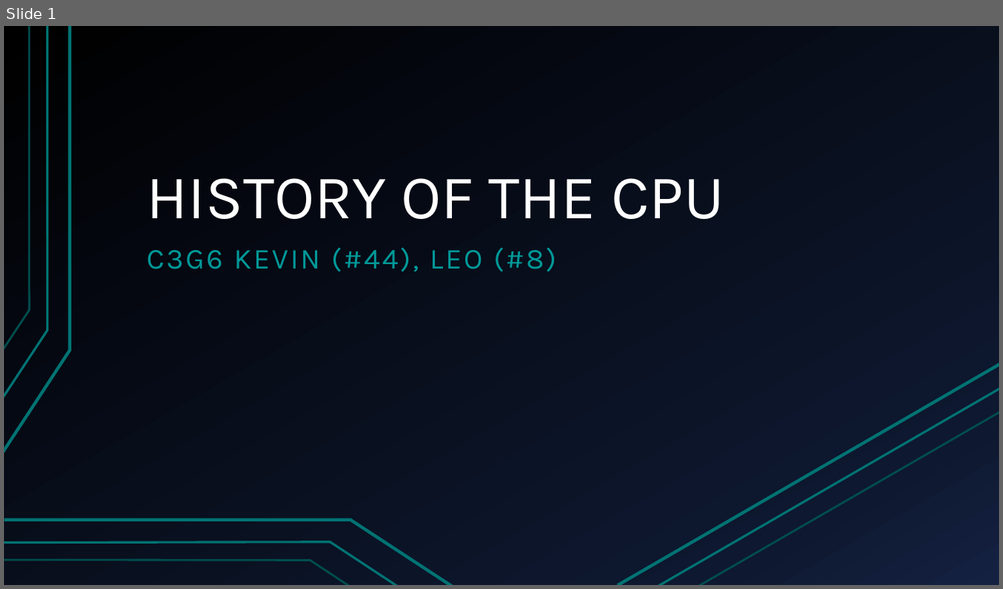
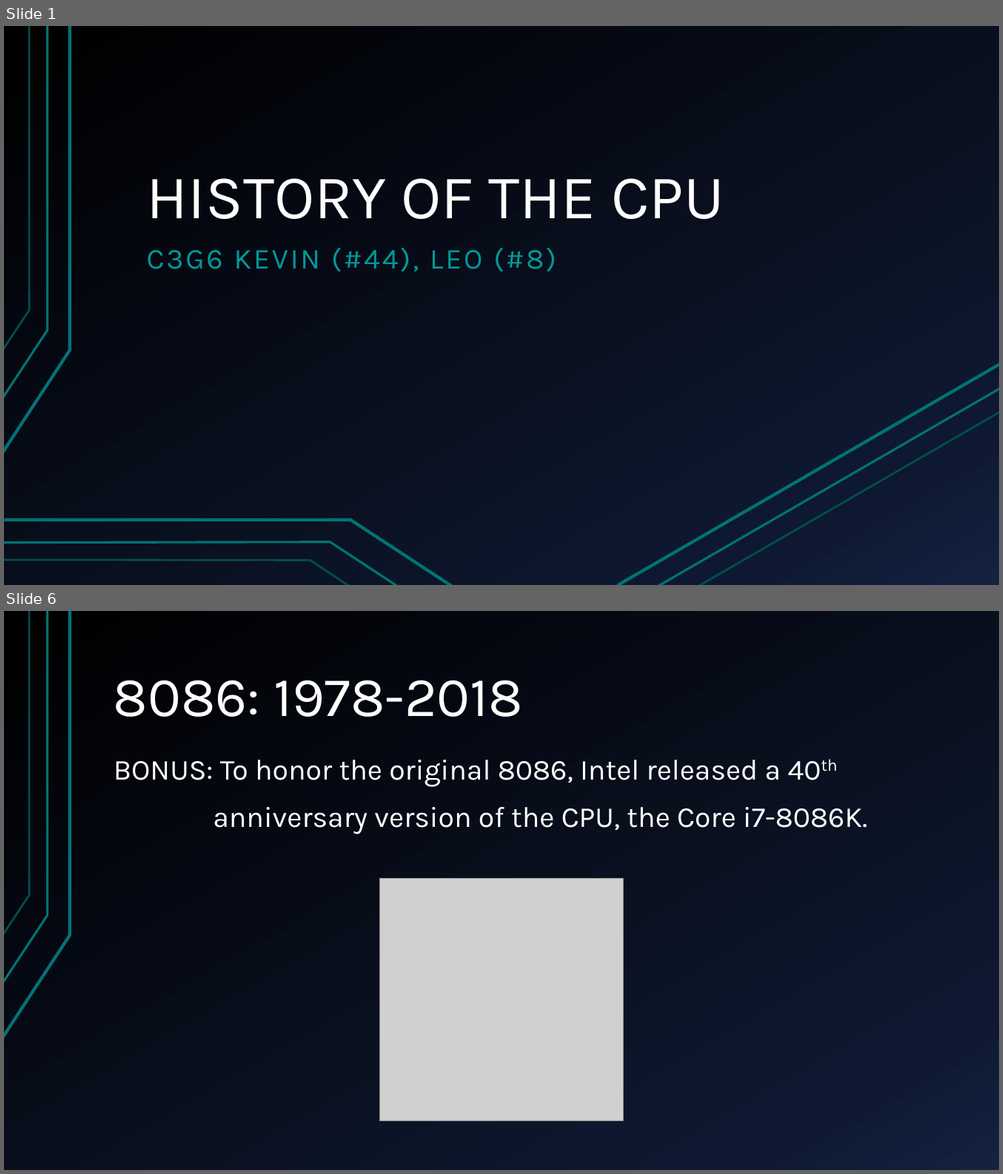
Before and after one commit to pythonleo/EnglishProject, a slide deck: template.pptx. Shown one above the other, each under a label of ours: slide 1 before the commit, slides 1 and 6 after it; the slides between them are not shown. The pictures are 1003x589 and 1003x1174 pixels, drawn with LibreOffice and Linux fonts; fonts in the diff are those of the drawing; grey boxes stand for pictures. Boxes give left, top, right and bottom in pixels: in the first picture for what was removed or moved away, otherwise in the second. Text is boxed around its words. In the diff, an @@ line names an element or a change of style, - is before the commit and + after.

```diff
--- a/template.pptx
+++ b/template.pptx
@@ slide 6 added at <box>4,611,999,1170</box>, background gradient #000000 to #0F1931 to #142242; not listed: 3 template elements that a slide beside it also shows @@
@@ title added at <box>114,680,523,717</box>, 54 pt, text #FFFFFF @@
+8086: 1978-2018
@@ text added at <box>114,760,867,834</box>, 28 pt, text #FFFFFF @@
+BONUS: To honor the original 8086, Intel released a 40th
+anniversary version of the CPU, the Core i7-8086K.
@@ picture added at <box>380,878,623,1122</box> @@
```
Also in this commit, not shown: 2 slides changed, 6 other slides added, 1 slide removed.
